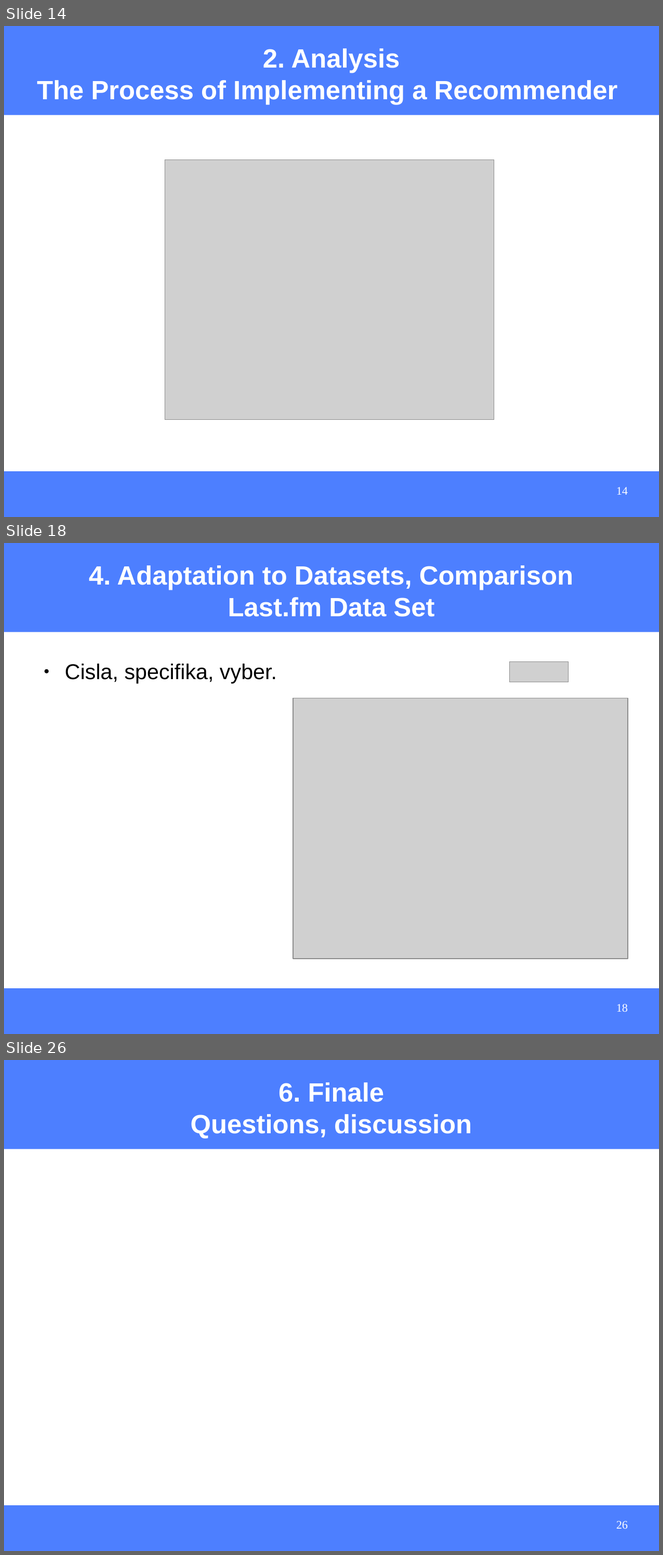
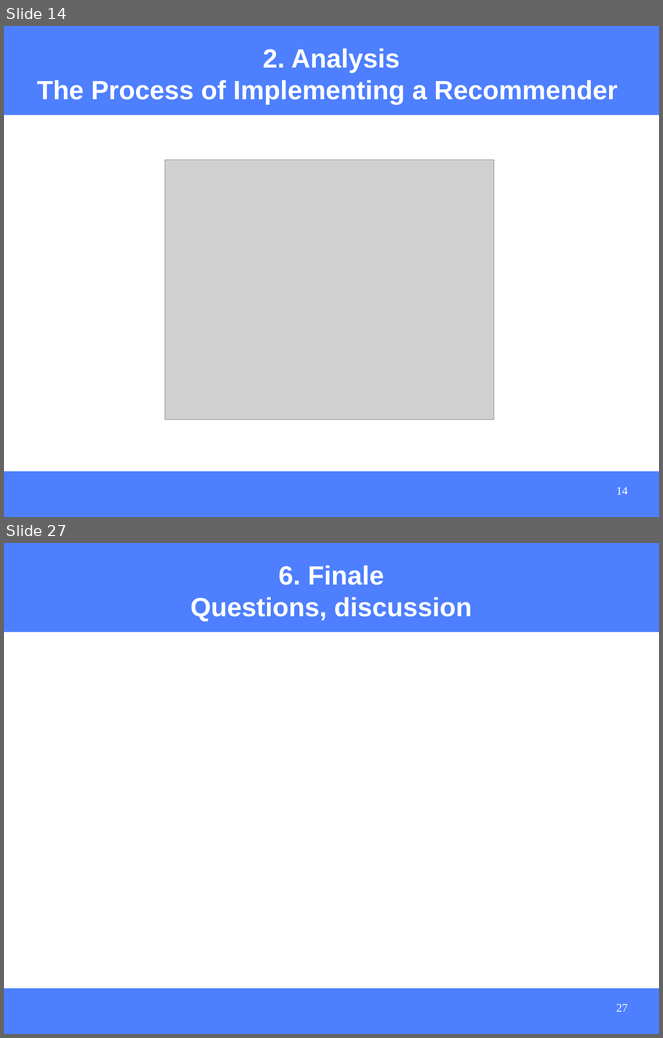
Before and after one commit to hasantayyar/unresyst, a slide deck: docs/presentations/unresyst_seminar_110308.odp. Shown one above the other, each under a label of ours: slides 14, 18 and 26 before the commit, slides 14 and 27 after it; the slides between them are not shown. The pictures are 663x1555 and 663x1038 pixels, drawn with LibreOffice and Linux fonts; fonts in the diff are those of the drawing; grey boxes stand for pictures. Boxes give left, top, right and bottom in pixels: in the first picture for what was removed or moved away, otherwise in the second. Text is boxed around its words. In the diff, an @@ line names an element or a change of style, - is before the commit and + after.

```diff
--- a/docs/presentations/unresyst_seminar_110308.odp
+++ b/docs/presentations/unresyst_seminar_110308.odp
@@ slide 18 removed at [4, 543, 659, 1034], background #FFFFFF; not listed: 2 template elements that a slide beside it also shows @@
@@ title removed at [89, 565, 573, 617] @@
-4. Adaptation to Datasets, Comparison
-Last.fm Data Set
@@ text removed at [65, 664, 277, 683] @@
-● Cisla, specifika, vyber.
@@ picture removed at [510, 662, 569, 682] @@
@@ picture removed at [293, 698, 629, 959] @@
@@ page number removed at [617, 1004, 628, 1012] @@
-18
@@ what was slide 26 is now slide 27 @@
@@ page number at [617, 1004, 628, 1012]: text changed @@
-26
+27
```
Also in this commit, not shown: 3 slides changed, 9 slides added, 7 other slides removed, 16 other files.
